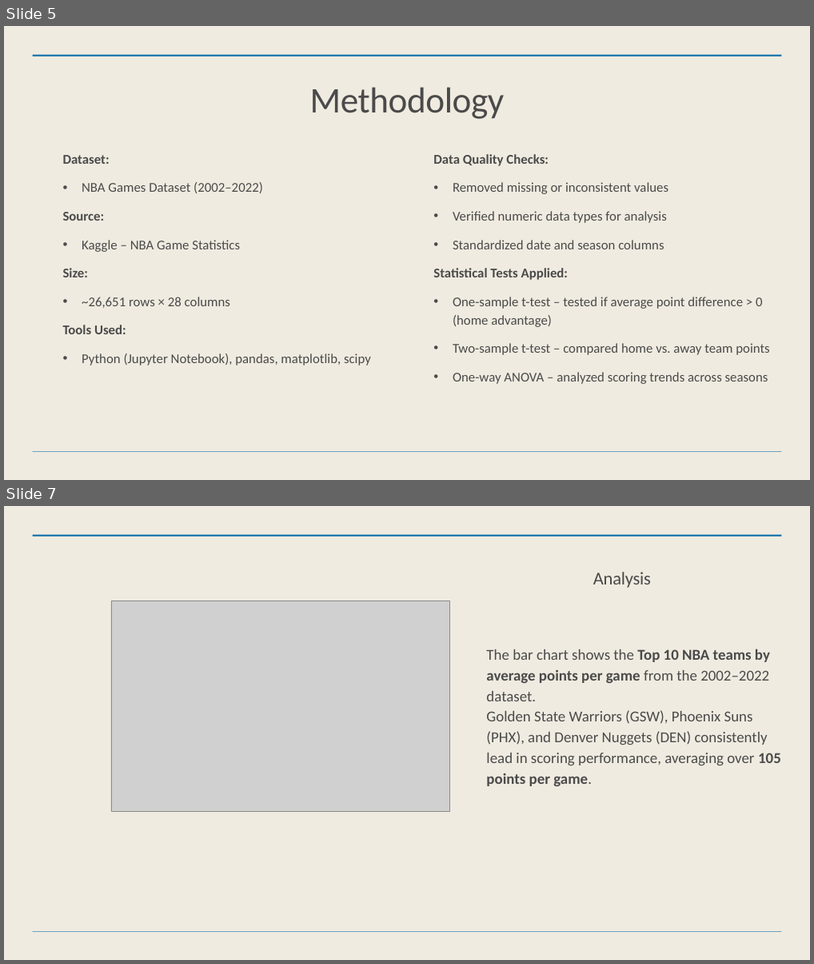
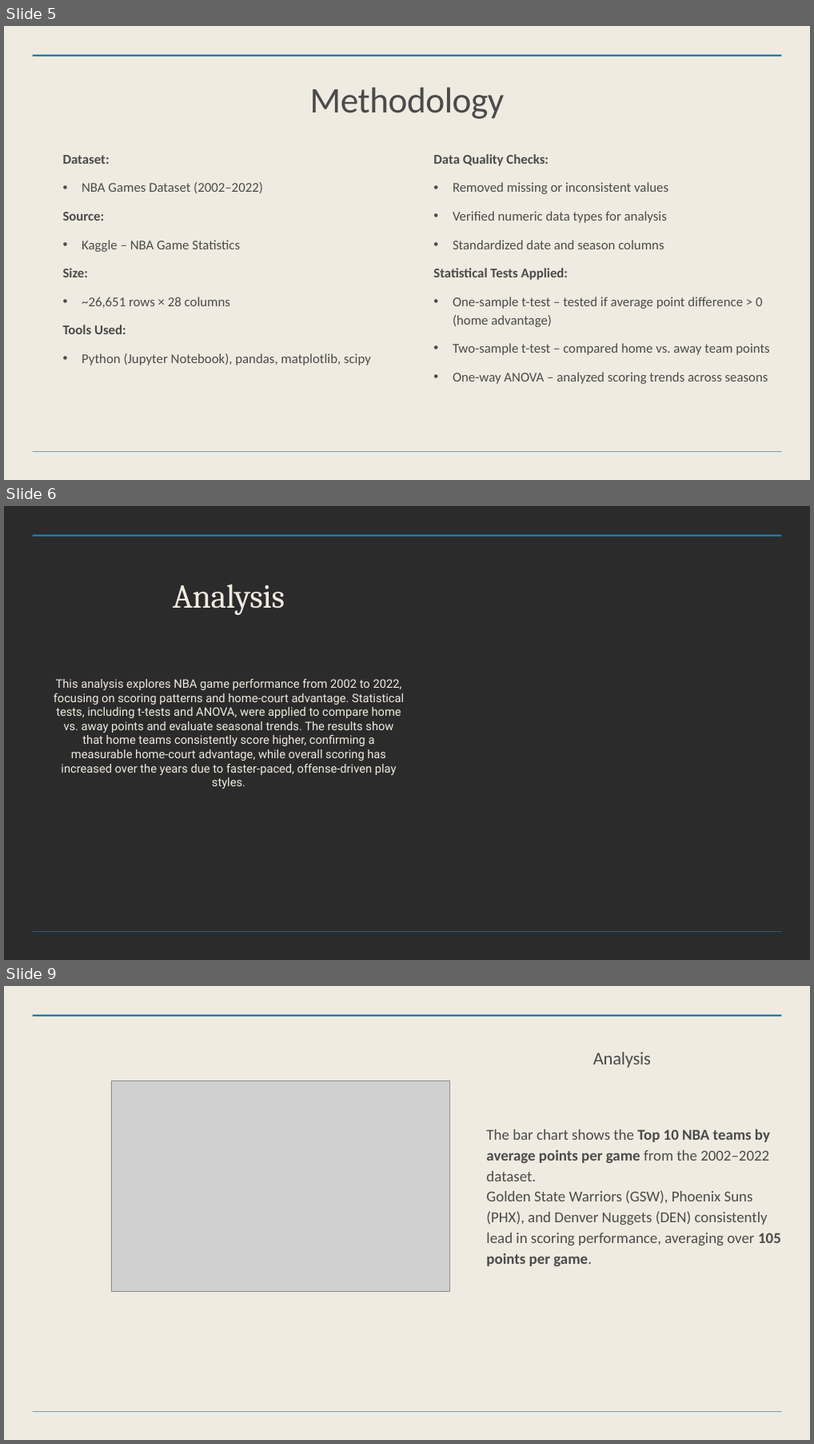
Before and after one commit to algocodingexpert/nba-game-performance-analysis, a slide deck: presentation/NBA_Capstone_Presentation_Final - Tengis Erkhiimergen.pptx. Shown one above the other, each under a label of ours: slides 5 and 7 before the commit, slides 5, 6 and 9 after it; the slides between them are not shown. The pictures are 814x964 and 814x1444 pixels, drawn with LibreOffice and Linux fonts; fonts in the diff are those of the drawing; grey boxes stand for pictures; background and template pictures are left out; a plain dark background stands for a picture behind light text. Boxes give left, top, right and bottom in pixels: in the first picture for what was removed or moved away, otherwise in the second. Text is boxed around its words. In the diff, an @@ line names an element or a change of style, - is before the commit and + after.

```diff
--- a/presentation/NBA_Capstone_Presentation_Final - Tengis Erkhiimergen.pptx
+++ b/presentation/NBA_Capstone_Presentation_Final - Tengis Erkhiimergen.pptx
@@ slide 6 added at <box>4,506,810,960</box>, background picture (left out); not listed: 2 template elements that a slide beside it also shows @@
@@ text added at <box>173,584,285,615</box>, 80 pt, text #F0EBE0 @@
+Analysis
@@ text added at <box>54,679,404,788</box>, 28 pt, text #F0EBE0 @@
+This analysis explores NBA game performance from 2002 to 2022, focusing on scoring patterns and home-court advantage. Statistical tests, including t-tests and ANOVA, were applied to compare home vs. away points and evaluate seasonal trends. The results show that home teams consistently score higher, confirming a measurable home-court advantage, while overall scoring has increased over the years due to faster-paced, offense-driven play styles.
@@ what was slide 7 is now slide 9 @@
```
Also in this commit, not shown: 2 slides changed, 2 other slides added, 1 slide removed, 2 other files.
